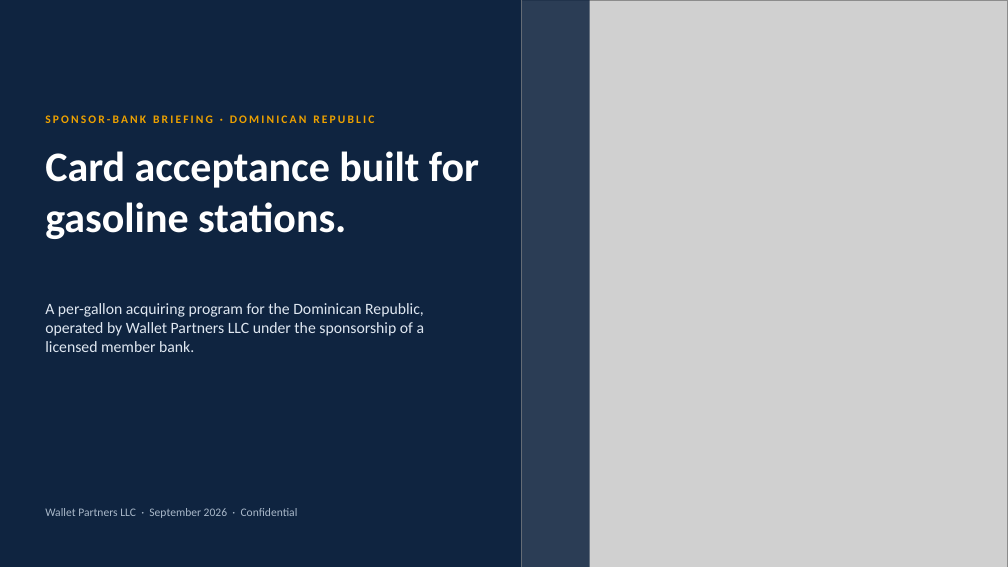
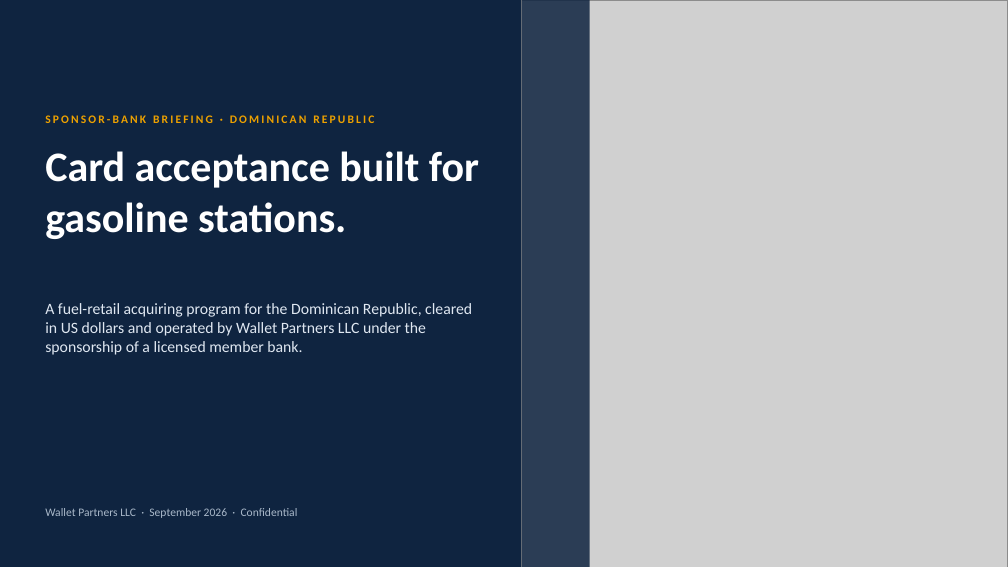
Before and after one commit to arullo1980/Family-Pharmacy, a slide deck: slide 1 of deck/Wallet-Partners-Sponsor-Bank-Deck.pptx. Drawn at 1008x567 pixels with LibreOffice and Linux fonts; fonts in the diff are those of the drawing; grey boxes stand for pictures. Boxes give left, top, right and bottom in pixels: in the first picture for what was removed or moved away, otherwise in the second. Text is boxed around its words. In the diff, an @@ line names an element or a change of style, - is before the commit and + after.

```diff
--- a/deck/Wallet-Partners-Sponsor-Bank-Deck.pptx
+++ b/deck/Wallet-Partners-Sponsor-Bank-Deck.pptx
@@ text at [45,303,472,355]: text changed @@
-A per-gallon acquiring program for the Dominican Republic, operated by Wallet Partners LLC under the sponsorship of a licensed member bank.
+A fuel-retail acquiring program for the Dominican Republic, cleared in US dollars and operated by Wallet Partners LLC under the sponsorship of a licensed member bank.
```
Also in this commit, not shown: 7 other slides changed, 50 other files.
